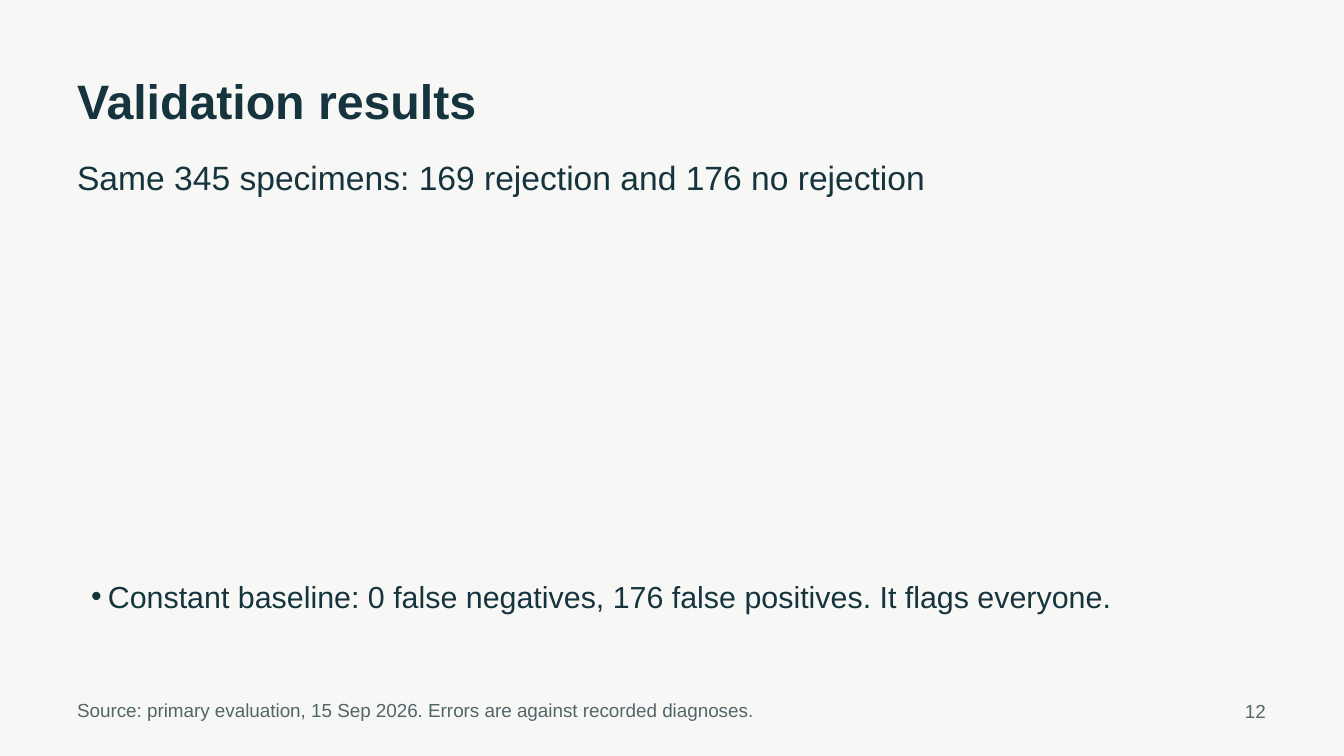
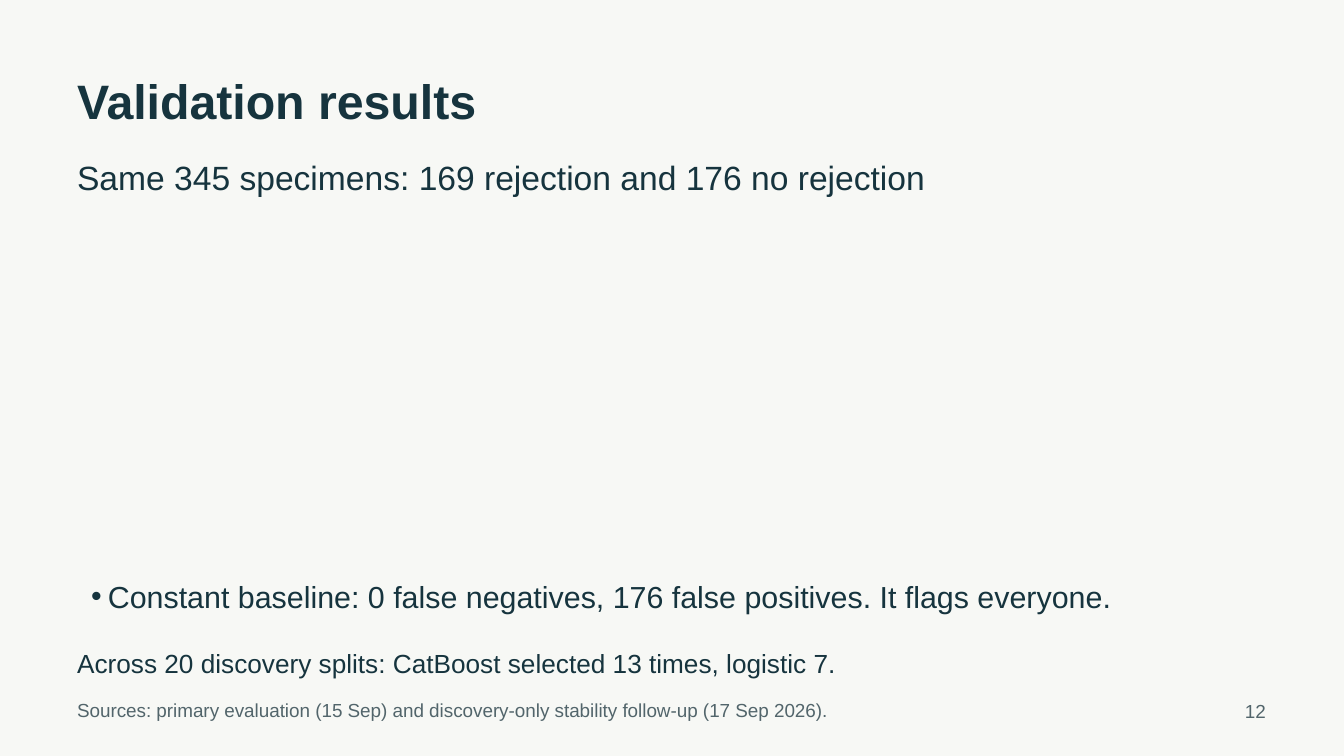
Before and after one commit to ca34525/Kidney-Biopsy-Rejection-Classifier, a slide deck: slide 12 of presentation/unos_kidney_biopsy.pptx. Drawn at 1344x756 pixels with LibreOffice and Linux fonts; fonts in the diff are those of the drawing. Boxes give left, top, right and bottom in pixels: in the first picture for what was removed or moved away, otherwise in the second. Text is boxed around its words. In the diff, an @@ line names an element or a change of style, - is before the commit and + after.

```diff
--- a/presentation/unos_kidney_biopsy.pptx
+++ b/presentation/unos_kidney_biopsy.pptx
@@ text added at (77,654,836,679), 18.8 pt, text #16343E @@
+Across 20 discovery splits: CatBoost selected 13 times, logistic 7.
@@ text at (77,703,827,721): text changed @@
-Source: primary evaluation, 15 Sep 2026. Errors are against recorded diagnoses.
+Sources: primary evaluation (15 Sep) and discovery-only stability follow-up (17 Sep 2026).
```
Also in this commit, not shown: 2 other slides changed, 2 slides added, 2 slides removed, 24 other files.
